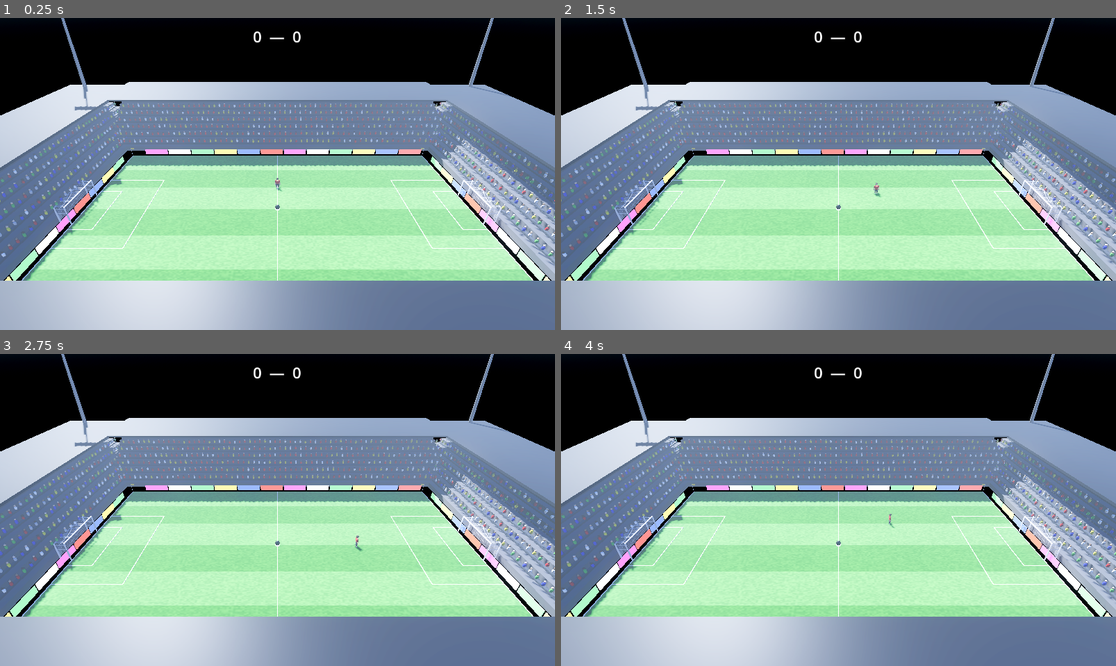
Above: before the commit, frames 1-4 (two rows, left to right).
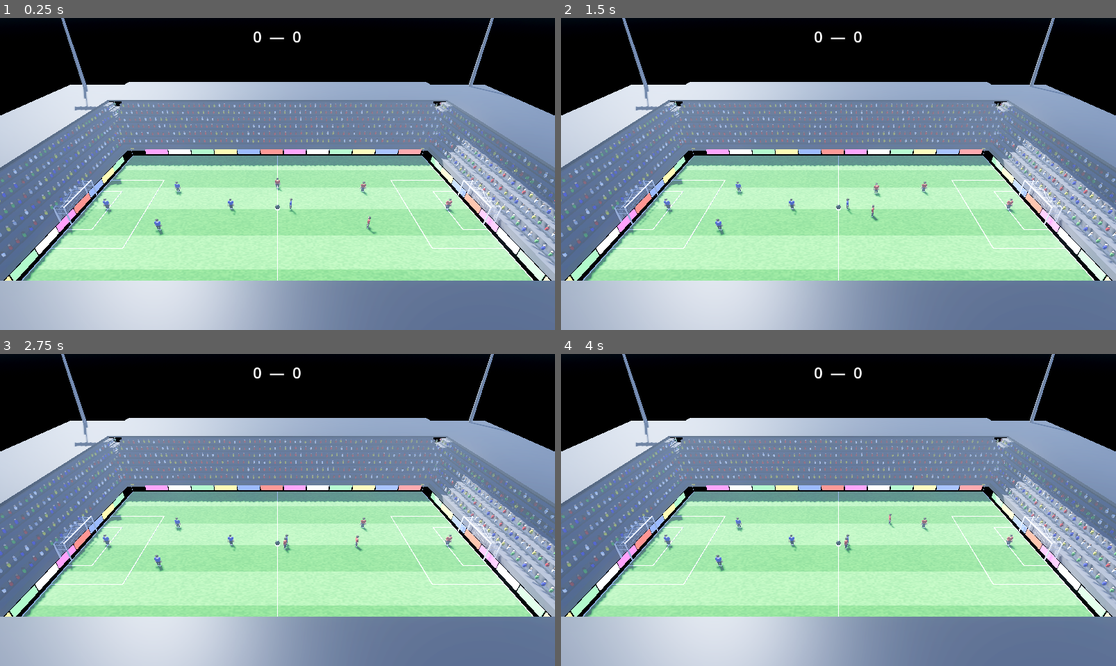
Above: after the commit, the same moments.

Repository: davimuritiba/ZeroFootball
Game: Godot game, scene res://scenes/main.tscn
The game is run twice, just before and just after one commit, with the same random seed, the same clock (stepped at 60 frames per second) and the same inputs.
Inputs:
- Up to frame 1 (0.25 s): no input
- Up to frame 2 (1.5 s): hold D (move_right) 0.53-1.28 s; tap Space (kick) at 0.6 s; hold S (move_down) from 1.28 s (still down); tap E (kick_strong) at 1.35 s
- Up to frame 3 (2.75 s): release S (move_down) at 2.03 s; hold D (move_right) from 2.03 s (still down); tap Space (kick) at 2.1 s
- Up to frame 4 (4 s): release D (move_right) at 2.78 s; hold W (move_up) 2.78-3.53 s; tap E (kick_strong) at 2.85 s; hold A (move_left) from 3.53 s (still down); tap Space (kick) at 3.6 s

The runs differ from the first frame. In frame 1, 0.3% of the frame differs, in the area x 18-82%, y 52-70%; in frame 2, 0.3%; in frame 3, 0.3%; in frame 4, 0.3%.

Commit message:
feat: adicionando mais players

Diff:
--- a/project.godot
+++ b/project.godot
@@ -22,4 +22,3 @@
 [rendering]
 
 rendering_device/driver.windows="d3d12"
-renderer/rendering_method="forward_plus"
--- /dev/null
+++ b/scenes/ai_player.tscn
@@ -0,0 +1,18 @@
+[gd_scene load_steps=4 format=3 uid="uid://caiplayer01"]
+
+[ext_resource type="Script" path="res://scripts/ai_player.gd" id="1_script"]
+[ext_resource type="Script" path="res://scripts/player_visual.gd" id="2_visual"]
+
+[sub_resource type="CapsuleShape3D" id="CapsuleShape3D_ai"]
+radius = 0.35
+height = 1.4
+
+[node name="AIPlayer" type="CharacterBody3D"]
+script = ExtResource("1_script")
+
+[node name="CollisionShape3D" type="CollisionShape3D" parent="."]
+transform = Transform3D(1, 0, 0, 0, 1, 0, 0, 0, 1, 0, 0.9, 0)
+shape = SubResource("CapsuleShape3D_ai")
+
+[node name="Visual" type="Node3D" parent="."]
+script = ExtResource("2_visual")
--- a/scenes/main.tscn
+++ b/scenes/main.tscn
@@ -7,6 +7,7 @@
 [ext_resource type="PackedScene" uid="uid://egoal00001" path="res://scenes/goal.tscn" id="5_goal"]
 [ext_resource type="PackedScene" uid="uid://hstadium01" path="res://scenes/stadium.tscn" id="6_stadium"]
 [ext_resource type="Script" path="res://scripts/camera_controller.gd" id="7_camera"]
+[ext_resource type="PackedScene" uid="uid://caiplayer01" path="res://scenes/ai_player.tscn" id="8_ai"]
 
 [sub_resource type="ProceduralSkyMaterial" id="ProceduralSkyMaterial_1"]
 sky_top_color = Color(0.14, 0.34, 0.76, 1)
@@ -102,6 +103,70 @@
 transform = Transform3D(-1, 0, 0, 0, 1, 0, 0, 0, -1, 25, 0, 0)
 team = "away"
 
+[node name="HomeGK" parent="World" instance=ExtResource("8_ai")]
+transform = Transform3D(1, 0, 0, 0, 1, 0, 0, 0, 1, -22, 0, 0)
+team = "home"
+role = "goalkeeper"
+home_pos = Vector3(-22, 0, 0)
+jersey_color = Color(0.8, 0.08, 0.12, 1)
+shorts_color = Color(0.12, 0.12, 0.22, 1)
+
+[node name="HomeDefL" parent="World" instance=ExtResource("8_ai")]
+transform = Transform3D(1, 0, 0, 0, 1, 0, 0, 0, 1, -12, 0, -4)
+team = "home"
+role = "defender"
+home_pos = Vector3(-12, 0, -4)
+jersey_color = Color(0.8, 0.08, 0.12, 1)
+shorts_color = Color(0.12, 0.12, 0.22, 1)
+
+[node name="HomeDefR" parent="World" instance=ExtResource("8_ai")]
+transform = Transform3D(1, 0, 0, 0, 1, 0, 0, 0, 1, -12, 0, 4)
+team = "home"
+role = "defender"
+home_pos = Vector3(-12, 0, 4)
+jersey_color = Color(0.8, 0.08, 0.12, 1)
+shorts_color = Color(0.12, 0.12, 0.22, 1)
+
+[node name="AwayGK" parent="World" instance=ExtResource("8_ai")]
+transform = Transform3D(1, 0, 0, 0, 1, 0, 0, 0, 1, 22, 0, 0)
+team = "away"
+role = "goalkeeper"
+home_pos = Vector3(22, 0, 0)
+jersey_color = Color(0.08, 0.18, 0.72, 1)
+shorts_color = Color(0.05, 0.05, 0.15, 1)
+
+[node name="AwayDefL" parent="World" instance=ExtResource("8_ai")]
+transform = Transform3D(1, 0, 0, 0, 1, 0, 0, 0, 1, 14, 0, -4)
+team = "away"
+role = "defender"
+home_pos = Vector3(14, 0, -4)
+jersey_color = Color(0.08, 0.18, 0.72, 1)
+shorts_color = Color(0.05, 0.05, 0.15, 1)
+
+[node name="AwayDefR" parent="World" instance=ExtResource("8_ai")]
+transform = Transform3D(1, 0, 0, 0, 1, 0, 0, 0, 1, 14, 0, 4)
+team = "away"
+role = "defender"
+home_pos = Vector3(14, 0, 4)
+jersey_color = Color(0.08, 0.18, 0.72, 1)
+shorts_color = Color(0.05, 0.05, 0.15, 1)
+
+[node name="AwayMid" parent="World" instance=ExtResource("8_ai")]
+transform = Transform3D(1, 0, 0, 0, 1, 0, 0, 0, 1, 6, 0, 0)
+team = "away"
+role = "midfielder"
+home_pos = Vector3(6, 0, 0)
+jersey_color = Color(0.08, 0.18, 0.72, 1)
+shorts_color = Color(0.05, 0.05, 0.15, 1)
+
+[node name="AwayFwd" parent="World" instance=ExtResource("8_ai")]
+transform = Transform3D(1, 0, 0, 0, 1, 0, 0, 0, 1, -3, 0, 0)
+team = "away"
+role = "forward"
+home_pos = Vector3(-3, 0, 0)
+jersey_color = Color(0.08, 0.18, 0.72, 1)
+shorts_color = Color(0.05, 0.05, 0.15, 1)
+
 [node name="CameraRig" type="Node3D" parent="World"]
 
 [node name="Camera3D" type="Camera3D" parent="World/CameraRig"]
--- /dev/null
+++ b/scripts/ai_player.gd
@@ -0,0 +1,187 @@
+extends CharacterBody3D
+
+const SPEED            := 5.5
+const GRAVITY          := 20.0
+const TURN_SPEED       := 9.0
+const CAPTURE_RADIUS   := 1.1
+const DRIBBLE_DISTANCE := 0.8
+const BALL_HEIGHT      := 0.3
+const RECAPTURE_DELAY  := 0.6
+const KICK_FORCE       := 14.0
+const SHOOT_RANGE      := 9.0
+const ARRIVE_DIST      := 1.2
+
+@export var team         : String  = "away"
+@export var role         : String  = "midfielder"
+@export var home_pos     : Vector3 = Vector3.ZERO
+@export var jersey_color : Color   = Color(0.08, 0.18, 0.72, 1.0)
+@export var shorts_color : Color   = Color(0.05, 0.05, 0.15, 1.0)
+
+var _ball            : RigidBody3D = null
+var _facing_angle    : float = 0.0
+var _recapture_timer : float = 0.0
+var _attack_x        : float = -1.0
+
+@onready var _visual : Node3D = $Visual
+
+
+func _ready() -> void:
+	add_to_group("ai_player")
+	_attack_x = 1.0 if team == "home" else -1.0
+	call_deferred("_init_visual")
+	call_deferred("_find_ball")
+
+
+func _init_visual() -> void:
+	if _visual and _visual.has_method("configure"):
+		_visual.configure(jersey_color, shorts_color)
+
+
+func _find_ball() -> void:
+	_ball = get_tree().get_first_node_in_group("ball")
+
+
+func _physics_process(delta: float) -> void:
+	if not _ball:
+		return
+	if _recapture_timer > 0.0:
+		_recapture_timer -= delta
+
+	var dir := _compute_direction()
+	_apply_movement(dir, delta)
+	_update_possession()
+	_update_carry_and_shoot()
+
+
+# ── Movimento ─────────────────────────────────────────────────────────────────
+
+func _compute_direction() -> Vector3:
+	if _has_ball():
+		# Driblando: vai em direção ao gol adversário, centralizando em Z
+		var goal_x := _attack_x * 24.0
+		var target := Vector3(goal_x, 0.0, global_position.z * 0.3)
+		var d := (target - global_position)
+		d.y = 0.0
+		return d.normalized()
+
+	var target := _tactical_target()
+	var to_target := target - global_position
+	to_target.y = 0.0
+	if to_target.length() < ARRIVE_DIST:
+		return Vector3.ZERO
+	return to_target.normalized()
+
+
+func _tactical_target() -> Vector3:
+	var ball_pos := _ball.global_position
+	var carrier: Node3D = _ball.get_carrier()
+
+	# Goleiro: fica na linha do gol rastreando a bola em Z
+	if role == "goalkeeper":
+		var my_goal_x := -_attack_x * 25.0
+		var gk_x := my_goal_x + _attack_x * 2.5
+		var dist_from_goal := absf(ball_pos.x - my_goal_x)
+		if dist_from_goal < 7.0:
+			return ball_pos  # Bola perto: sai para interceptar
+		var track_z := clampf(ball_pos.z * 0.5, -3.5, 3.5)
+		return Vector3(gk_x, 0.0, track_z)
+
+	# Jogadores de linha: o mais próximo persegue, os outros mantêm posição
+	var should_chase := false
+	if carrier == null:
+		should_chase = _is_primary_chaser()
+	elif _is_opponent(carrier):
+		should_chase = _is_primary_chaser()
+
+	if should_chase:
+		return ball_pos
+
+	# Desloca a posição tática com base no X da bola
+	var shift := clampf(ball_pos.x * 0.2, -5.0, 5.0)
+	var adjusted := home_pos + Vector3(shift, 0.0, 0.0)
+	adjusted.x = clampf(adjusted.x, -23.0, 23.0)
+	return adjusted
+
+
+# Retorna true se este jogador é o mais próximo da bola no mesmo time
+func _is_primary_chaser() -> bool:
+	var my_d2 := global_position.distance_squared_to(_ball.global_position)
+	for ai in get_tree().get_nodes_in_group("ai_player"):
+		if ai == self:
+			continue
+		if ai.get("team") != team:
+			continue
+		if ai.get("role") == "goalkeeper":
+			continue
+		if ai.global_position.distance_squared_to(_ball.global_position) < my_d2 - 0.25:
+			return false
+	return true
+
+
+func _is_opponent(node: Node) -> bool:
+	var node_team = node.get("team")
+	if node_team == null:
+		# Jogador humano não tem @export team: assume que é "home"
+		return team == "away"
+	return node_team != team
+
+
+func _apply_movement(dir: Vector3, delta: float) -> void:
+	if dir.length_squared() > 0.01:
+		_facing_angle = atan2(dir.x, dir.z)
+		if _visual:
+			_visual.rotation.y = lerp_angle(_visual.rotation.y, _facing_angle, TURN_SPEED * delta)
+	velocity.x = dir.x * SPEED
+	velocity.z = dir.z * SPEED
+	if not is_on_floor():
+		velocity.y -= GRAVITY * delta
+	move_and_slide()
+
+
+# ── Posse de bola ─────────────────────────────────────────────────────────────
+
+func _has_ball() -> bool:
+	return _ball != null and _ball.get_carrier() == self
+
+
+func _update_possession() -> void:
+	if not _ball or _ball.is_carried():
+		return
+	if _recapture_timer > 0.0:
+		return
+	var flat_dist := Vector2(
+		_ball.global_position.x - global_position.x,
+		_ball.global_position.z - global_position.z
+	).length()
+	if flat_dist <= CAPTURE_RADIUS:
+		_ball.attach_to(self)
+
+
+func _update_carry_and_shoot() -> void:
+	if not _has_ball():
+		return
+
+	# Mantém a bola à frente enquanto dribla
+	var fwd_pos := global_position + _forward() * DRIBBLE_DISTANCE
+	fwd_pos.y = BALL_HEIGHT
+	_ball.carry_to(fwd_pos)
+
+	# Chuta quando está perto o suficiente do gol adversário
+	var goal_pos := Vector3(_attack_x * 25.0, 0.5, 0.0)
+	if global_position.distance_to(goal_pos) <= SHOOT_RANGE:
+		# Mira levemente em direção ao centro do gol
+		var aim_z := clampf(-global_position.z * 0.5, -2.5, 2.5)
+		var shoot_dir := (Vector3(_attack_x * 25.0, 0.5, aim_z) - global_position).normalized()
+		_ball.release(shoot_dir * KICK_FORCE)
+		_recapture_timer = RECAPTURE_DELAY
+
+
+func _forward() -> Vector3:
+	return Vector3(sin(_facing_angle), 0.0, cos(_facing_angle))
+
+
+# Chamado pelo game_manager após cada gol
+func reset_to_home() -> void:
+	velocity = Vector3.ZERO
+	global_position = home_pos
+	_recapture_timer = 0.0
--- a/scripts/ball.gd
+++ b/scripts/ball.gd
@@ -13,9 +13,15 @@
 	return _carrier != null
 
 
-## Attaches the ball to a carrier (player). The ball stops being driven by
-## physics and is positioned manually by the carrier each frame.
+## Returns the current carrier, or null if the ball is loose.
+func get_carrier() -> Node3D:
+	return _carrier
+
+
+## Attaches the ball to a carrier (player). Ignored if already carried.
 func attach_to(carrier: Node3D) -> void:
+	if _carrier != null:
+		return
 	_carrier = carrier
 	freeze_mode = RigidBody3D.FREEZE_MODE_KINEMATIC
 	freeze = true
--- a/scripts/game_manager.gd
+++ b/scripts/game_manager.gd
@@ -61,6 +61,10 @@
 		_player.velocity = Vector3.ZERO
 		_player.global_position = PLAYER_START
 
+	for ai in get_tree().get_nodes_in_group("ai_player"):
+		if ai.has_method("reset_to_home"):
+			ai.reset_to_home()
+
 	_goal_cooldown = false
 
 
--- a/scripts/player_controller.gd
+++ b/scripts/player_controller.gd
@@ -13,6 +13,8 @@
 # Temporary release action (full action set comes later)
 const KICK_FORCE        := 16.0
 const KICK_STRONG_FORCE := 26.0
+
+var team: String = "home"
 
 var _ball: RigidBody3D = null
 var _facing_angle: float = 0.0
@@ -67,7 +69,7 @@
 
 
 func _has_ball() -> bool:
-	return _ball != null and _ball.has_method("is_carried") and _ball.is_carried()
+	return _ball != null and _ball.has_method("get_carrier") and _ball.get_carrier() == self
 
 
 func _update_possession() -> void:
@@ -84,6 +86,8 @@
 	# Try to capture a loose ball
 	if _recapture_timer > 0.0:
 		return
+	if _ball.is_carried():
+		return
 	var flat_dist := Vector2(
 		_ball.global_position.x - global_position.x,
 		_ball.global_position.z - global_position.z
--- a/scripts/player_visual.gd
+++ b/scripts/player_visual.gd
@@ -12,6 +12,15 @@
 
 
 func _ready() -> void:
+	_build()
+
+
+func configure(p_jersey: Color, p_shorts: Color) -> void:
+	jersey_color = p_jersey
+	shorts_color = p_shorts
+	for child in get_children():
+		remove_child(child)
+		child.queue_free()
 	_build()
 
 
Not shown: 1 places in scenes/main.tscn that only renumber resources
Not shown, added: scripts/ai_player.gd.uid
